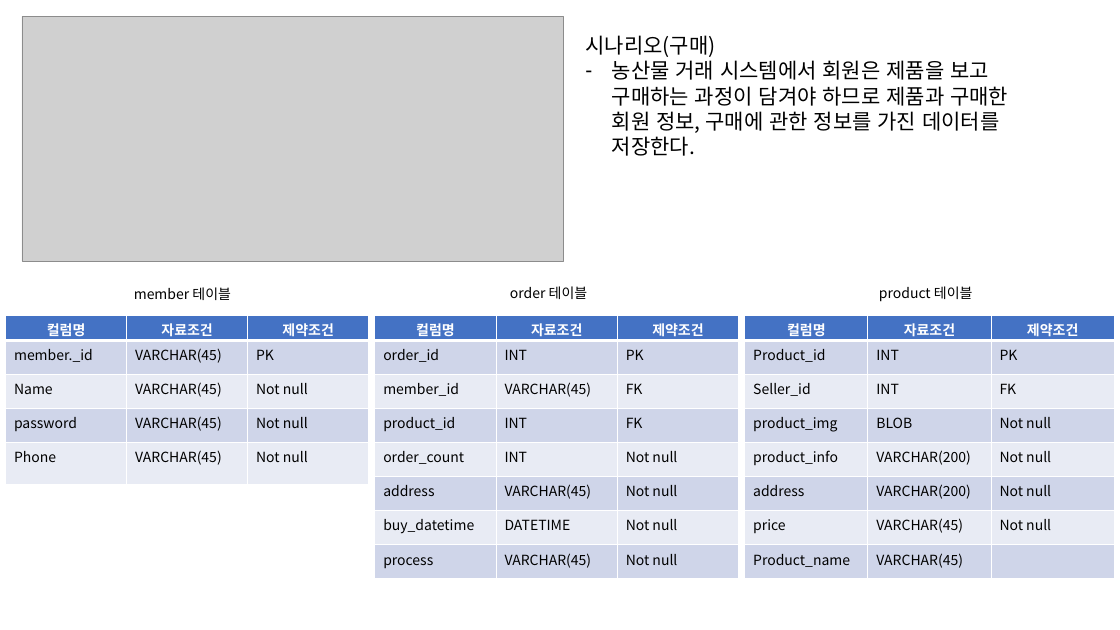
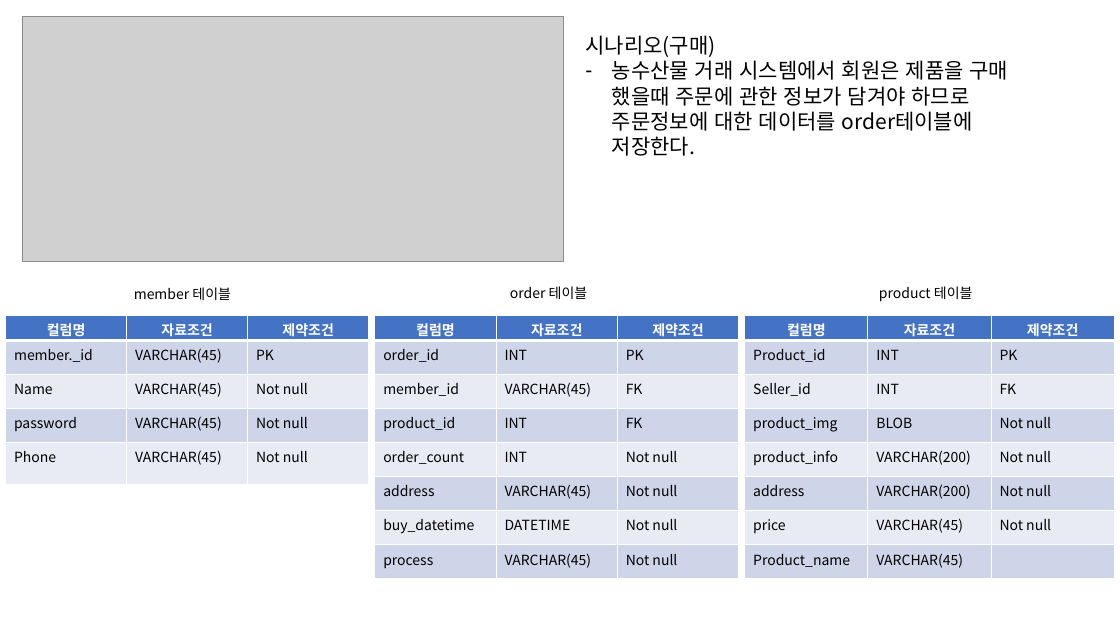
Before and after one commit to parkhyeonggyu15/Exam, a slide deck: slide 1 of SQL활용 평가/SQL활용(개인파트).pptx. Drawn at 1120x630 pixels with LibreOffice and Linux fonts; fonts in the diff are those of the drawing; grey boxes stand for pictures. Boxes give left, top, right and bottom in pixels: in the first picture for what was removed or moved away, otherwise in the second. Text is boxed around its words. In the diff, an @@ line names an element or a change of style, - is before the commit and + after.

Commit message:
sql 활용 평가

```diff
--- a/SQL활용 평가/SQL활용(개인파트).pptx
+++ b/SQL활용 평가/SQL활용(개인파트).pptx
@@ text at <box>612,60,1009,156</box>: text changed @@
-– 농산물 거래 시스템에서 회원은 제품을 보고 구매하는 과정이 담겨야 하므로 제품과 구매한 회원 정보, 구매에 관한 정보를 가진 데이터를 저장한다.
+– 농수산물 거래 시스템에서 회원은 제품을 구매 했을때 주문에 관한 정보가 담겨야 하므로 주문정보에 대한 데이터를 order테이블에 저장한다.
```
